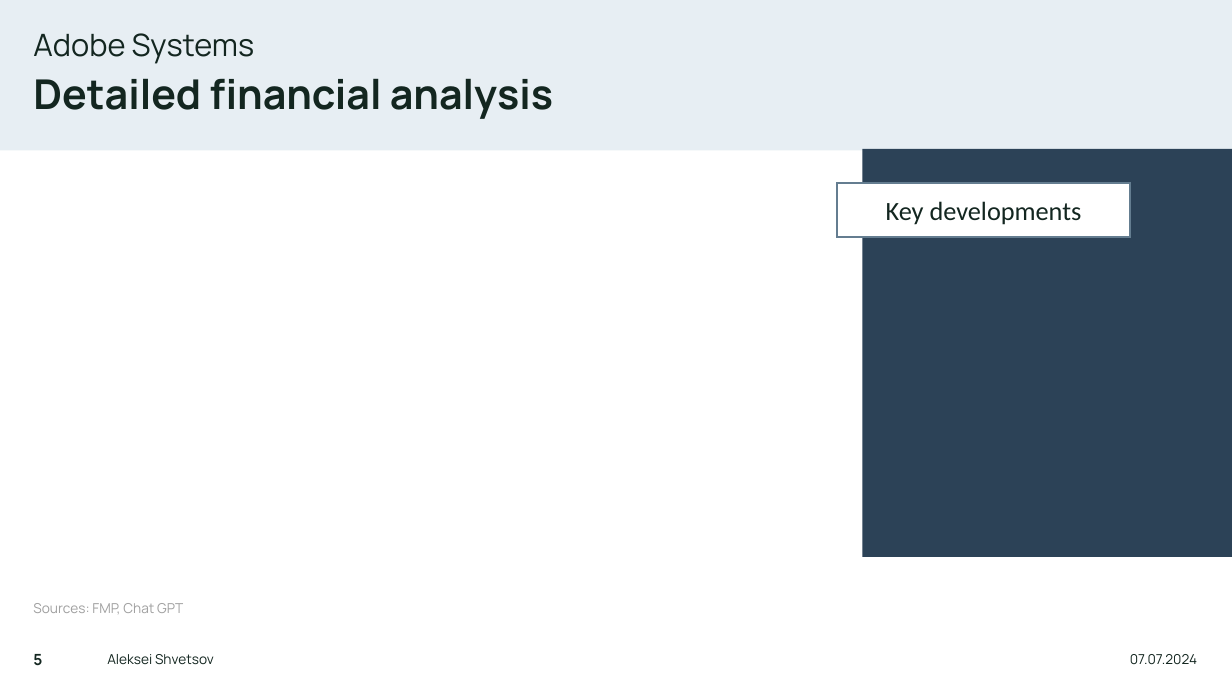
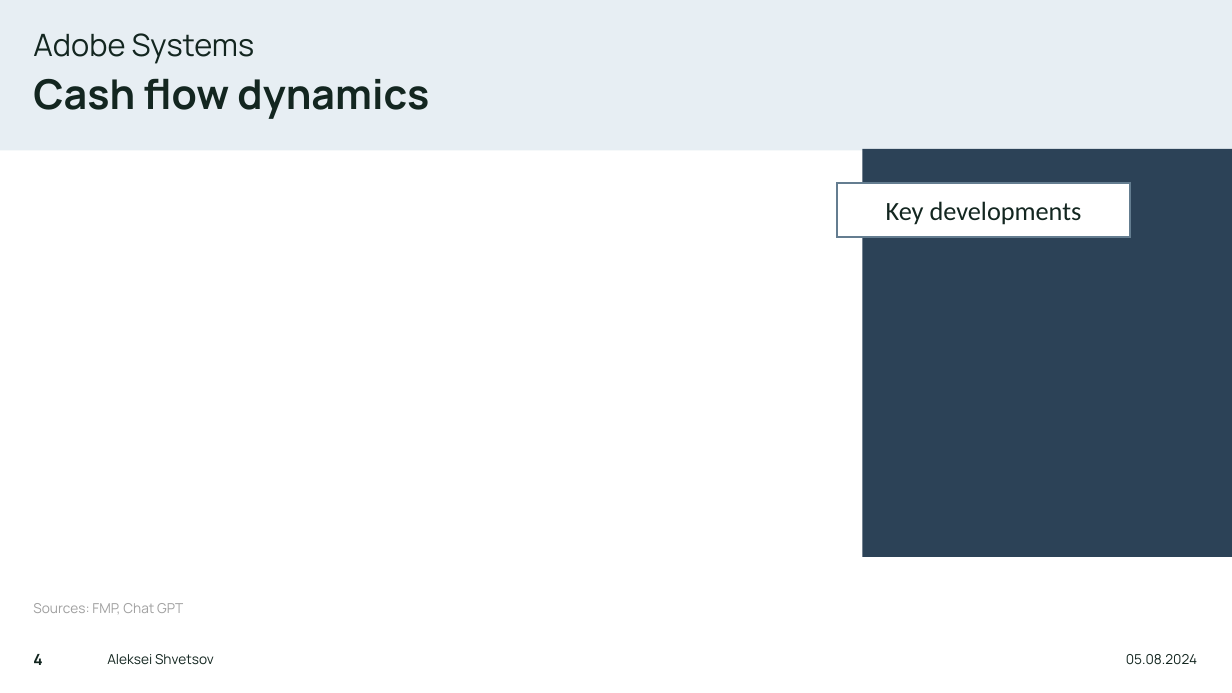
Before and after one commit to sleepper/investmentstrategies, a slide deck: slide 4 of Company Profile.pptx (slide 5 before the commit). Drawn at 1232x693 pixels with LibreOffice and Linux fonts; fonts in the diff are those of the drawing. Boxes give left, top, right and bottom in pixels: in the first picture for what was removed or moved away, otherwise in the second. Text is boxed around its words. In the diff, an @@ line names an element or a change of style, - is before the commit and + after.

```diff
--- a/Company Profile.pptx
+++ b/Company Profile.pptx
@@ title at <box>33,78,429,119</box>: text changed @@
-Detailed financial analysis
+Cash flow dynamics
@@ page number at <box>33,654,42,665</box>: text changed @@
-5
+4
@@ text at <box>1126,654,1197,665</box>: text changed @@
-07.07.2024
+05.08.2024
```
Also in this commit, not shown: 4 other slides changed, 3 other files.
